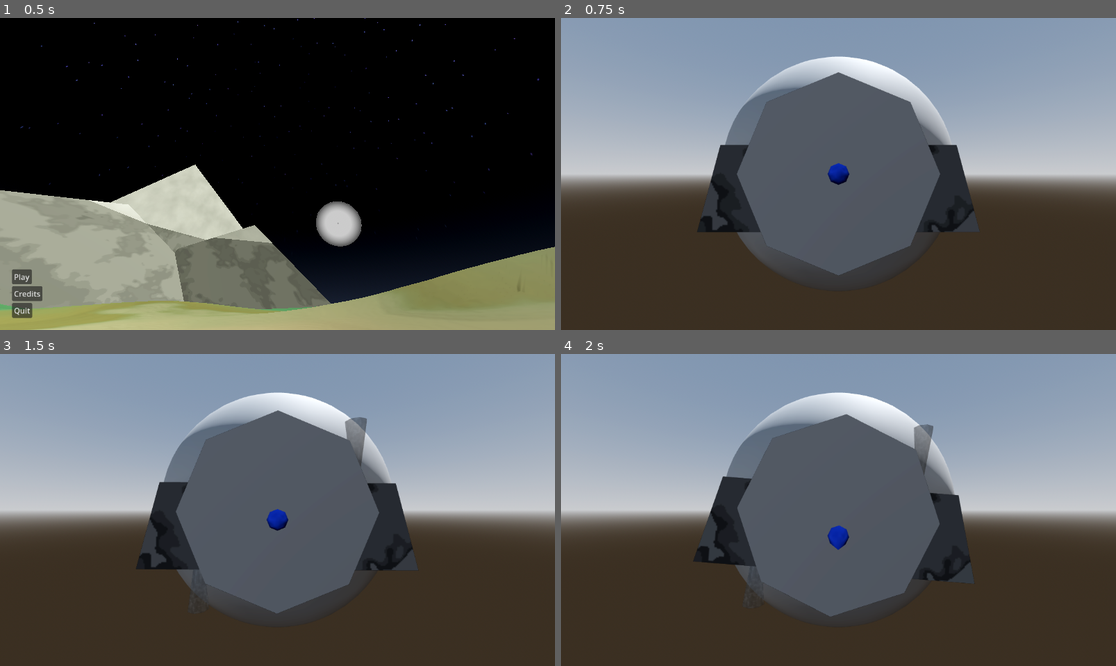
Above: before the commit, frames 1-4 (two rows, left to right).
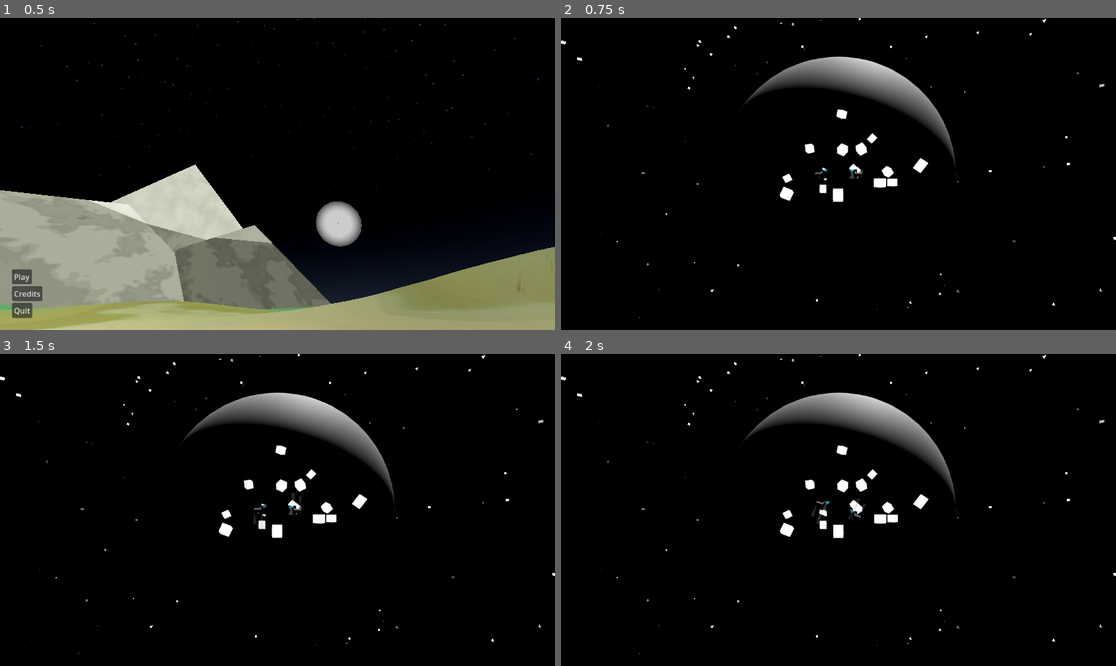
Above: after the commit, the same moments.

Repository: Ortley/black-hole-stars
Game: Godot game, scene res://scene/init.tscn
Same seed, same stepped clock (60 frames per second), same inputs: the game is played once before the commit and once after it.
Inputs (mouse positions are in pixels of both pictures, inside the frame that each line leads up to):
- Up to frame 1 (0.5 s): no input
- Up to frame 2 (0.75 s): click "Play" at 0.5 s
- Up to frame 3 (1.5 s): tap Enter at 1.25 s; move the mouse to (399, 494) at 1.27 s; hold E (roll_right) from 1.28 s (still down); tap S (test_cam_backward) at 1.35 s; click (399, 494) at 1.42 s
- Up to frame 4 (2 s): keep holding E (roll_right); tap W (test_cam_forward) at 1.55 s

Frame 1 is identical in both runs. In frame 2, 99% of the frame differs, in the area x 0-100%, y 0-100%; in frame 3, 99%; in frame 4, 99%.

Commit message:
Make the game look good for MVP release

Diff:
--- a/project.godot
+++ b/project.godot
@@ -80,6 +80,11 @@
 "events": [Object(InputEventKey,"resource_local_to_scene":false,"resource_name":"","device":-1,"window_id":0,"alt_press …(192 unchanged characters)…
 ]
 }
+sas={
+"deadzone": 0.2,
+"events": [Object(InputEventKey,"resource_local_to_scene":false,"resource_name":"","device":-1,"window_id":0,"alt_pressed":false,"shift_pressed":false,"ctrl_pressed":false,"meta_pressed":false,"pressed":false,"keycode":0,"physical_keycode":32,"key_label":0,"unicode":32,"location":0,"echo":false,"script":null)
+]
+}
 
 [layer_names]
 
--- a/res/parts/rcs/orth-4-horn.tscn
+++ b/res/parts/rcs/orth-4-horn.tscn
@@ -18,6 +18,8 @@
 transparency = 1
 albedo_color = Color(1, 1, 1, 0.45882353)
 albedo_texture = SubResource("NoiseTexture2D_bgaql")
+emission_enabled = true
+emission = Color(0.556953, 0.556953, 0.556953, 1)
 uv1_scale = Vector3(4.085, 4.085, 4.085)
 uv1_triplanar = true
 
@@ -41,7 +43,7 @@
 [node name="RCS" type="Node3D" parent="Thruster" unique_id=139092930]
 transform = Transform3D(3.059797e-07, 0, -1, 0, 1, 0, 1, 0, 3.059797e-07, 0.2, 0.05, 0)
 script = ExtResource("1_0keao")
-magnitude = 90.0
+magnitude = 150.0
 metadata/_custom_type_script = "uid://ci2c07u5enlda"
 
 [node name="Exhaust" type="Node3D" parent="Thruster" unique_id=367416852]
@@ -68,7 +70,7 @@
 [node name="RCS" type="Node3D" parent="Thruster2" unique_id=286584574]
 transform = Transform3D(3.059797e-07, 0, -1, 0, 1, 0, 1, 0, 3.059797e-07, 0.2, 0.05, 0)
 script = ExtResource("1_0keao")
-magnitude = 90.0
+magnitude = 150.0
 metadata/_custom_type_script = "uid://ci2c07u5enlda"
 
 [node name="Exhaust" type="Node3D" parent="Thruster2" unique_id=1140242777]
@@ -95,7 +97,7 @@
 [node name="RCS" type="Node3D" parent="Thruster3" unique_id=588259877]
 transform = Transform3D(3.059797e-07, 0, -1, 0, 1, 0, 1, 0, 3.059797e-07, 0.2, 0.05, 0)
 script = ExtResource("1_0keao")
-magnitude = 90.0
+magnitude = 150.0
 metadata/_custom_type_script = "uid://ci2c07u5enlda"
 
 [node name="Exhaust" type="Node3D" parent="Thruster3" unique_id=96206551]
@@ -122,7 +124,7 @@
 [node name="RCS" type="Node3D" parent="Thruster4" unique_id=569896733]
 transform = Transform3D(3.059797e-07, 0, -1, 0, 1, 0, 1, 0, 3.059797e-07, 0.2, 0.05, 0)
 script = ExtResource("1_0keao")
-magnitude = 90.0
+magnitude = 150.0
 metadata/_custom_type_script = "uid://ci2c07u5enlda"
 
 [node name="Exhaust" type="Node3D" parent="Thruster4" unique_id=99154700]
--- /dev/null
+++ b/res/parts/test_box.tscn
@@ -0,0 +1,21 @@
+[gd_scene format=3 uid="uid://c0iqa5jt0jwtq"]
+
+[ext_resource type="Script" uid="uid://bam1jhwo5dvuo" path="res://script/class/normal_space_body.gd" id="1_0txci"]
+
+[sub_resource type="StandardMaterial3D" id="StandardMaterial3D_y2dok"]
+emission_enabled = true
+emission = Color(1, 1, 1, 1)
+
+[sub_resource type="BoxShape3D" id="BoxShape3D_xlg7c"]
+
+[node name="CSGBox3D" type="RigidBody3D" unique_id=946648397]
+mass = 100.0
+script = ExtResource("1_0txci")
+metadata/_custom_type_script = "uid://bam1jhwo5dvuo"
+
+[node name="CSGBox3D" type="CSGBox3D" parent="." unique_id=1817511590]
+layers = 2
+material = SubResource("StandardMaterial3D_y2dok")
+
+[node name="CollisionShape3D" type="CollisionShape3D" parent="." unique_id=1834158588]
+shape = SubResource("BoxShape3D_xlg7c")
--- a/res/parts/thruster/raptor.tscn
+++ b/res/parts/thruster/raptor.tscn
@@ -62,18 +62,6 @@
 
 [node name="Raptor" type="Node3D" unique_id=1456199437]
 
-[node name="CSGCylinder3D" type="CSGCylinder3D" parent="." unique_id=1923635050]
-transform = Transform3D(1, 0, 0, 0, -4.371139e-08, 1, 0, -1, -4.371139e-08, 0, -2.8412403e-08, 0.35)
-layers = 2
-radius = 0.3
-height = 0.7
-
-[node name="CSGCylinder3D2" type="CSGCylinder3D" parent="." unique_id=297561873]
-transform = Transform3D(1, 0, 0, 0, -4.371139e-08, 1, 0, -1, -4.371139e-08, 0, 0, 0.8)
-layers = 2
-height = 1.2
-cone = true
-
 [node name="Thruster" type="Node3D" parent="." unique_id=1749202065]
 transform = Transform3D(-1, 0, -8.742278e-08, 0, 1, 0, 8.742278e-08, 0, -1, 0, 0, 1.4)
 script = ExtResource("1_ada71")
@@ -86,6 +74,28 @@
 amount = 64
 process_material = SubResource("ParticleProcessMaterial_ada71")
 draw_pass_1 = SubResource("SphereMesh_ada71")
+
+[node name="CSGCombiner3D" type="CSGCombiner3D" parent="." unique_id=1229005563]
+layers = 2
+
+[node name="CSGCylinder3D" type="CSGCylinder3D" parent="CSGCombiner3D" unique_id=1923635050]
+transform = Transform3D(1, 0, 0, 0, -4.371139e-08, 1, 0, -1, -4.371139e-08, 0, -2.8412403e-08, 0.35)
+layers = 2
+radius = 0.3
+height = 0.7
+
+[node name="CSGCylinder3D2" type="CSGCylinder3D" parent="CSGCombiner3D" unique_id=297561873]
+transform = Transform3D(1, 0, 0, 0, -4.371139e-08, 1, 0, -1, -4.371139e-08, 0, 0, 0.8)
+layers = 2
+height = 1.2
+cone = true
+
+[node name="CSGCylinder3D3" type="CSGCylinder3D" parent="CSGCombiner3D" unique_id=1958299191]
+transform = Transform3D(1, 0, 0, 0, -4.371139e-08, 1, 0, -1, -4.371139e-08, 0, -2.5353351e-08, 1.4199829)
+operation = 2
+radius = 0.8022461
+height = 0.8399658
+cone = true
 
 [node name="Exhaust" type="Node3D" parent="." unique_id=575626656]
 transform = Transform3D(1, 0, 0, 0, 1, 0, 0, 0, 1, 0, 0, 1.3000001)
--- a/scene/game.tscn
+++ b/scene/game.tscn
@@ -5,32 +5,77 @@
 [ext_resource type="PackedScene" uid="uid://cipis777hf8e7" path="res://res/parts/rcs/orth-4-horn.tscn" id="3_p1ry8"]
 [ext_resource type="PackedScene" uid="uid://crhu1vf6n4va3" path="res://res/parts/thruster/raptor.tscn" id="3_xlg7c"]
 [ext_resource type="Script" uid="uid://dl6ohdvmjcjjs" path="res://script/controller.gd" id="5_p1ry8"]
-
-[sub_resource type="ProceduralSkyMaterial" id="ProceduralSkyMaterial_n4st5"]
-sky_horizon_color = Color(0.66224277, 0.6717428, 0.6867428, 1)
-ground_horizon_color = Color(0.66224277, 0.6717428, 0.6867428, 1)
+[ext_resource type="PackedScene" uid="uid://c0iqa5jt0jwtq" path="res://res/parts/test_box.tscn" id="6_xlg7c"]
+
+[sub_resource type="Shader" id="Shader_p1ry8"]
+code = "
+// NOTE: Shader automatically converted from Godot Engine 4.6.3.stable's ProceduralSkyMaterial.
+
+shader_type sky;
+render_mode use_debanding;
+
+uniform float star_density;
+uniform float star_brightness;
+
+float hash(vec3 p) {
+	p = fract(p * 0.1031);
+	p += dot(p, p.zyx + 31.32);
+	return fract((p.x + p.y) * p.z);
+}
+
+void sky() {
+
+	vec3 dir = EYEDIR;
+	float cos_theta = dot(dir, LIGHT0_DIRECTION);
+	float sun_disc = smoothstep(1.0 - 0.005, 1.0 - 0.05 * (0.01 * 0.001), cos_theta);
+	vec3 final_sun = sun_disc * LIGHT0_COLOR;
+
+	vec3 star_grid = floor(dir * 200.0 * star_density);
+	float star_noise = hash(star_grid);
+	vec3 stars = vec3(0.0);
+
+	if (star_noise > 0.995) {
+		float star_intensity = pow(hash(star_grid + 0.5), 10.0) * star_brightness;
+		stars = vec3(star_intensity);
+	}
+
+	stars *= (1.0 - sun_disc);
+
+	COLOR = final_sun + stars;
+
+}
+"
+
+[sub_resource type="ShaderMaterial" id="ShaderMaterial_xlg7c"]
+shader = SubResource("Shader_p1ry8")
+shader_parameter/star_density = 0.69
+shader_parameter/star_brightness = 5.83
 
 [sub_resource type="Sky" id="Sky_5kiuu"]
-sky_material = SubResource("ProceduralSkyMaterial_n4st5")
+sky_material = SubResource("ShaderMaterial_xlg7c")
 
 [sub_resource type="Environment" id="Environment_dbls1"]
 background_mode = 2
 sky = SubResource("Sky_5kiuu")
+ambient_light_color = Color(0.16565639, 0.16565642, 0.16565639, 1)
+ambient_light_sky_contribution = 0.92
 tonemap_mode = 2
 glow_enabled = true
 
 [sub_resource type="Gradient" id="Gradient_5kiuu"]
 interpolation_mode = 1
 offsets = PackedFloat32Array(0, 0.19148937, 0.36879432, 0.5460993, 0.73049647, 0.8652482)
-colors = PackedColorArray(0, 0, 0, 1, 0.27659574, 0.27659574, 0.27659574, 1, 0.6524823, 0.6524823, 0.6524823, 1, 1, 1, 1, 1, 0.6524823, 0.6524823, 0.6524823, 1, 0.27659574, 0.27659574, 0.27659574, 1)
+colors = PackedColorArray(0, 0, 0, 1, 0, 0.2784314, 0.2784314, 1, 0, 0.6509804, 0.6509804, 1, 0, 1, 1, 1, 0, 0.6509804, 0.6509804, 1, 0, 0.2784314, 0.2784314, 1)
 
 [sub_resource type="GradientTexture2D" id="GradientTexture2D_dbls1"]
 gradient = SubResource("Gradient_5kiuu")
 fill_to = Vector2(0, 1)
 
 [sub_resource type="StandardMaterial3D" id="StandardMaterial3D_xwcet"]
-albedo_color = Color(0, 1, 1, 1)
 albedo_texture = SubResource("GradientTexture2D_dbls1")
+emission_enabled = true
+emission_energy_multiplier = 0.1
+emission_texture = SubResource("GradientTexture2D_dbls1")
 uv1_scale = Vector3(-14.045, -14.045, -14.045)
 uv1_triplanar = true
 uv1_triplanar_sharpness = 0.9854254
@@ -76,6 +121,9 @@
 [sub_resource type="StandardMaterial3D" id="StandardMaterial3D_p1ry8"]
 albedo_color = Color(0, 0.22666664, 0.8, 1)
 albedo_texture = SubResource("NoiseTexture2D_xwcet")
+emission_enabled = true
+emission = Color(0, 0, 1, 1)
+emission_energy_multiplier = 0.1
 uv1_triplanar = true
 uv1_triplanar_sharpness = 150.0
 
@@ -103,13 +151,56 @@
 
 [node name="Normal" type="Node3D" parent="World" unique_id=1530911982]
 
-[node name="CSGBox3D" type="RigidBody3D" parent="World/Normal" unique_id=950559973]
-transform = Transform3D(1, 0, 0, 0, 1, 0, 0, 0, 1, 0, 0, -5.749104)
-script = ExtResource("1_5kiuu")
-metadata/_custom_type_script = "uid://bam1jhwo5dvuo"
-
-[node name="CSGBox3D" type="CSGBox3D" parent="World/Normal/CSGBox3D" unique_id=151166055]
-layers = 2
+[node name="Node3D" type="Node3D" parent="World/Normal" unique_id=1434466524]
+transform = Transform3D(0.9530005, 0, -0.30296874, 0, 1, 0, 0.30296874, 0, 0.9530005, -1.1485786, 0, 0)
+
+[node name="CSGBox3D" parent="World/Normal/Node3D" unique_id=946648397 instance=ExtResource("6_xlg7c")]
+transform = Transform3D(0.9530005, -0.13735643, 0.27004305, 0, 0.89132327, 0.45336834, -0.30296874, -0.43206024, 0.8494314, -1.3489834, -2.0846395, -7.8977222)
+
+[node name="CSGBox3D4" parent="World/Normal/Node3D" unique_id=2056137921 instance=ExtResource("6_xlg7c")]
+transform = Transform3D(-0.42085966, 0.6247573, 0.65768945, -0.89720446, -0.39362207, -0.20021443, 0.13379562, -0.67434406, 0.72619474, -7.025296, -2.084639, -7.7687206)
+
+[node name="CSGBox3D2" parent="World/Normal/Node3D" unique_id=863777329 instance=ExtResource("6_xlg7c")]
+transform = Transform3D(0.9133536, 0, -0.407167, 0, 1, 0, 0.407167, 0, 0.9133536, 2.249404, -0.98291445, -12.113991)
+
+[node name="CSGBox3D3" parent="World/Normal/Node3D" unique_id=1678475547 instance=ExtResource("6_xlg7c")]
+transform = Transform3D(0.76622885, 0.58609295, 0.2634168, -0.41469318, 0.7641833, -0.49401775, -0.49083894, 0.26929355, 0.828588, -4.8010726, -0.0029268265, -12.990484)
+
+[node name="CSGBox3D5" parent="World/Normal/Node3D" unique_id=883979331 instance=ExtResource("6_xlg7c")]
+transform = Transform3D(0.9016893, -0.432306, 0.008255398, 3.02461e-08, -0.019092798, -0.9998177, 0.43238485, 0.9015248, -0.017215684, 3.3362522, -1.1282264, -17.276524)
+
+[node name="CSGBox3D6" parent="World/Normal/Node3D" unique_id=310668326 instance=ExtResource("6_xlg7c")]
+transform = Transform3D(-0.05584316, 0.7790857, 0.62442523, 0.42195842, 0.5852215, -0.6924355, -0.90489364, 0.22481373, -0.36142242, -1.901416, 0.28096342, -18.955265)
+
+[node name="CSGBox3D7" parent="World/Normal/Node3D" unique_id=411255037 instance=ExtResource("6_xlg7c")]
+transform = Transform3D(0.80880094, -0.3815816, -0.44747853, -0.5866433, -0.4703035, -0.6592907, 0.041122586, 0.7957451, -0.6042342, 6.5644045, 0.937521, -13.123113)
+
+[node name="CSGBox3D8" parent="World/Normal/Node3D" unique_id=912521009 instance=ExtResource("6_xlg7c")]
+transform = Transform3D(0.90284157, 0.22676718, 0.36531278, 0.402973, -0.7425858, -0.53495705, 0.14996542, 0.63019276, -0.7618184, -0.23287857, 3.0988827, -13.873645)
+
+[node name="CSGBox3D9" parent="World/Normal/Node3D" unique_id=821513712 instance=ExtResource("6_xlg7c")]
+transform = Transform3D(0.9530006, 0.27051616, 0.13642241, 5.9604645e-08, 0.45028546, -0.89288473, -0.30296877, 0.85091966, 0.42912224, -6.9154587, -2.2653475, -17.768734)
+
+[node name="CSGBox3D10" parent="World/Normal/Node3D" unique_id=273344498 instance=ExtResource("6_xlg7c")]
+transform = Transform3D(-0.692683, 0.643334, 0.3260548, 0.0031006038, 0.45472592, -0.89062613, -0.72123563, -0.6159107, -0.3169756, -12.106317, -0.6685524, -16.112717)
+
+[node name="CSGBox3D11" parent="World/Normal/Node3D" unique_id=2136087060 instance=ExtResource("6_xlg7c")]
+transform = Transform3D(0.71125984, 0.30296698, -0.6342875, -0.6647441, -0.0034557949, -0.74706316, -0.22852749, 0.95299494, 0.19893755, -2.0931587, 0.65873194, -18.135126)
+
+[node name="CSGBox3D12" parent="World/Normal/Node3D" unique_id=1525054103 instance=ExtResource("6_xlg7c")]
+transform = Transform3D(0.71222466, 0.68561006, -0.15058126, 0.23705801, -0.43684304, -0.86773944, -0.66071135, 0.5823289, -0.47365984, -7.943383, 3.6267033, -15.23619)
+
+[node name="CSGBox3D13" parent="World/Normal/Node3D" unique_id=162629700 instance=ExtResource("6_xlg7c")]
+transform = Transform3D(0.69336325, -0.65946805, -0.29042888, -0.68524265, -0.72810805, 0.01736051, -0.2229123, 0.18697703, -0.95673895, 0.34528697, 5.2498255, -19.046165)
+
+[node name="CSGBox3D14" parent="World/Normal/Node3D" unique_id=1710266167 instance=ExtResource("6_xlg7c")]
+transform = Transform3D(0.33931214, 0.8194943, 0.4618401, 0.8778195, -0.4523061, 0.15764643, 0.33808327, 0.35192084, -0.872841, -3.4966378, 8.431628, -16.334541)
+
+[node name="CSGBox3D15" parent="World/Normal/Node3D" unique_id=465836315 instance=ExtResource("6_xlg7c")]
+transform = Transform3D(0.54465693, -0.71947056, -0.43094277, -0.28220218, -0.6411091, 0.71368164, -0.78975403, -0.26709837, -0.55222017, 2.6985984, 0.30648112, -17.644596)
+
+[node name="CSGBox3D16" parent="World/Normal/Node3D" unique_id=576132996 instance=ExtResource("6_xlg7c")]
+transform = Transform3D(0.8983216, -0.20168264, 0.39030993, -0.41783988, -0.6667071, 0.61718, 0.13574804, -0.71751344, -0.6831885, -2.6003342, 3.0736213, -13.682004)
 
 [node name="StupidMobile" type="RigidBody3D" parent="World/Normal" unique_id=1061764045]
 transform = Transform3D(1, 0, 0, 0, 1, 0, 0, 0, 1, 7.779869, 6.0885305, 7.1158524)
@@ -160,7 +251,8 @@
 
 [node name="Smartmobile" type="RigidBody3D" parent="World/Normal" unique_id=1007455145]
 mass = 1000.0
-center_of_mass_mode = 1
+gravity_scale = 0.0
+can_sleep = false
 script = ExtResource("1_5kiuu")
 metadata/_custom_type_script = "uid://bam1jhwo5dvuo"
 
@@ -272,6 +364,11 @@
 
 [node name="Raptor" parent="World/Normal/Smartmobile" unique_id=1456199437 instance=ExtResource("3_xlg7c")]
 transform = Transform3D(1, 0, 0, 0, 1, 0, 0, 0, 1, 0, 0, 2.6999998)
+
+[node name="CollisionPolygon3D" type="CollisionPolygon3D" parent="World/Normal/Smartmobile" unique_id=292792059]
+transform = Transform3D(1, 0, 0, 0, 0, 1.0000001, 0, -1.0000001, 0, 0, 0.09594965, 0)
+depth = 0.56
+polygon = PackedVector2Array(-1.2140763, 1.7522596, -1.2326847, -0.60608876, -0.64484423, -1.7066237, -0.6490834, -2.144228, -0.27157682, -3.5724766, 0.3054942, -3.56262, 0.66001016, -2.084365, 0.6468123, -1.7694242, 1.2818247, -0.5806571, 1.3002313, 1.7303773, -0.011645262, 4.252516)
 
 [node name="Sign" type="RigidBody3D" parent="World/Normal" unique_id=1846517978]
 visible = false
--- a/script/controller.gd
+++ b/script/controller.gd
@@ -18,25 +18,34 @@
 var rcs_matrix: Array[PackedFloat64Array] # m x n
 var activation: PackedFloat64Array # m x 1
 
-
 func _ready() -> void:
 	build_matrix()
 
+var tick = 0
+var target_col: PackedFloat64Array = []
+var result: Array = []
+var locked_target: Vector3 = Vector3.ONE
 func _physics_process(delta: float) -> void:
-	intent_yaw = Input.get_axis("test_cam_right", "test_cam_left") * 1000
-	intent_roll = -Input.get_axis("roll_left", "roll_right") * 1000
-	intent_pitch = Input.get_axis("test_cam_forward", "test_cam_backward") * 1000
+	if Input.is_action_just_pressed("sas"):
+		locked_target = target.rotation
+	if Input.is_action_pressed("sas"):
+		var diff = locked_target - (target.rotation + 2 * target.angular_velocity)
+		print(diff)
+		intent_yaw = diff.y * 1000
+		intent_pitch = diff.x * 1000
+		intent_roll = diff.z * 1000
+	else:
+		intent_yaw = Input.get_axis("test_cam_right", "test_cam_left") * 1000
+		intent_pitch = Input.get_axis("test_cam_forward", "test_cam_backward") * 1000
+		intent_roll = -Input.get_axis("roll_left", "roll_right") * 1000
 
 	intent_z = Input.get_axis("throttle_decrease", "throttle_increase")
 
-	var target_col := PackedFloat64Array([0.0, 0.0, 0.0, intent_pitch, intent_yaw, intent_roll])
-	var result: Array = solve_bvls(rcs_matrix, target_col)
-	#print(result.map(func (x): return x > 0))
-	print(result)
+	target_col = PackedFloat64Array([0.0, 0.0, 0.0, intent_pitch, intent_yaw, intent_roll])
+	result = solve_bvls(rcs_matrix, target_col)
 
 	for i in n:
 		target.rcs[i].active = result[i] > 0.5
-
 	for t in target.thrusters:
 		t.throttle = clampf(t.throttle + intent_z * delta * 2, 0, 1)
 
--- a/script/space-manager.gd
+++ b/script/space-manager.gd
@@ -12,7 +12,7 @@
 var cam_basis := Basis.IDENTITY
 var mouse_sens := 0.005
 var roting := false
-var zoom := 4.0
+var zoom := 12.0
 var mouse_input := Vector2.ZERO
 
 var origin := DoubleVector.new(0, 0, 0)
@@ -22,7 +22,7 @@
 
 func _ready() -> void:
 	normal.visible = true
-	scaled.visible = true;
+	scaled.visible = true
 	shift()
 
 func shift() -> void:
